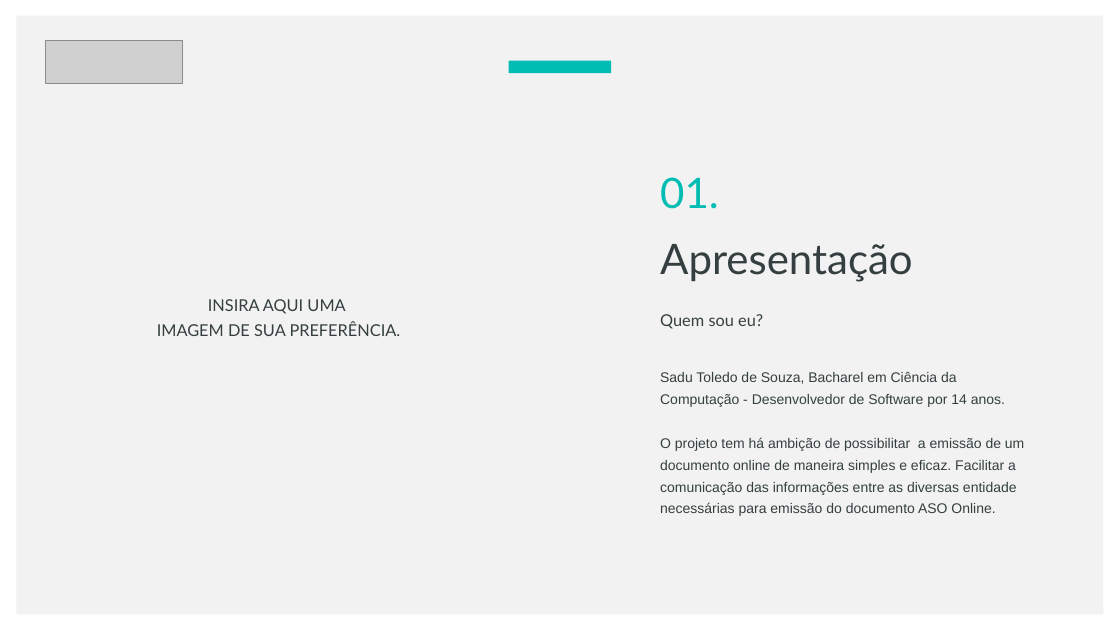
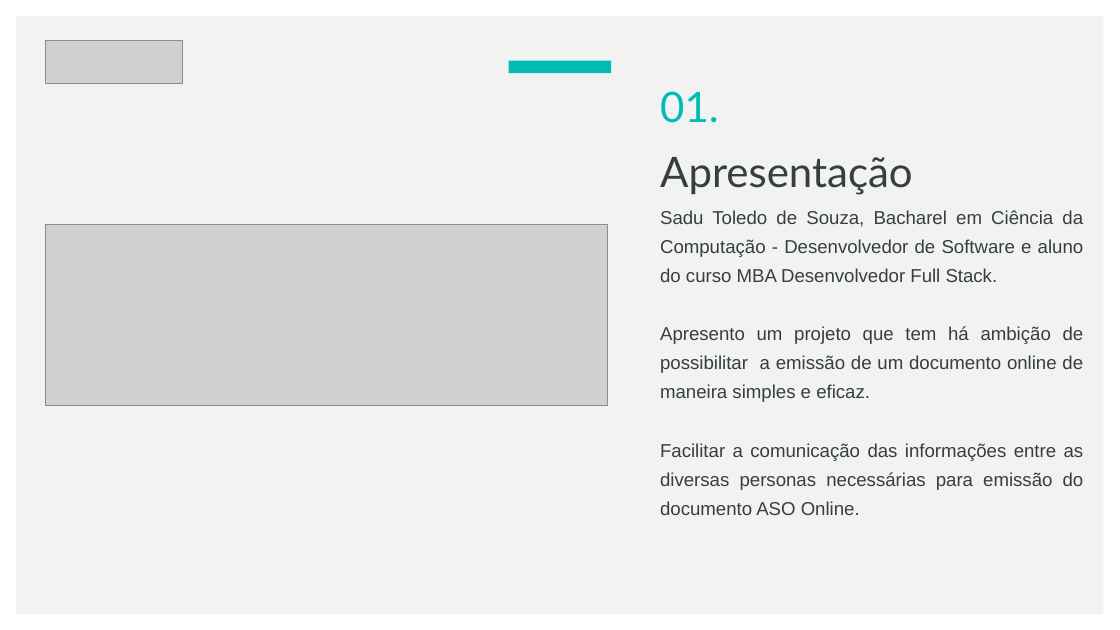
Before and after one commit to saduts/webaso, a slide deck: slide 3 of document/Template - Pitch.pptx. Drawn at 1120x630 pixels with LibreOffice and Linux fonts; fonts in the diff are those of the drawing; grey boxes stand for pictures. Boxes give left, top, right and bottom in pixels: in the first picture for what was removed or moved away, otherwise in the second. Text is boxed around its words. In the diff, an @@ line names an element or a change of style, - is before the commit and + after.

Commit message:
Pitch 1

```diff
--- a/document/Template - Pitch.pptx
+++ b/document/Template - Pitch.pptx
@@ text "01.": place and size @@
-text "01." at (660, 177, 913, 282)
+text "01." at (660, 91, 913, 195)
@@ picture added at (45, 225, 607, 406) @@
@@ text at (660, 210, 1084, 515): text changed; size 12 to 16 pt @@
-Sadu Toledo de Souza, Bacharel em Ciência da Computação - Desenvolvedor de Software por 14 anos.
-O projeto tem há ambição de possibilitar a emissão de um documento online de maneira simples e eficaz. Facilitar a comunicação das informações entre as diversas entidade necessárias para emissão do documento ASO Online.
+Sadu Toledo de Souza, Bacharel em Ciência da Computação - Desenvolvedor de Software e aluno do curso MBA Desenvolvedor Full Stack.
+Apresento um projeto que tem há ambição de possibilitar a emissão de um documento online de maneira simples e eficaz.
+Facilitar a comunicação das informações entre as diversas personas necessárias para emissão do documento ASO Online.
@@ text removed at (157, 299, 401, 336) @@
-INSIRA AQUI UMA
-IMAGEM DE SUA PREFERÊNCIA.
@@ text removed at (660, 314, 763, 329) @@
-Quem sou eu?
```
Also in this commit, not shown: 3 slides added, 3 slides removed, 1 other file.
